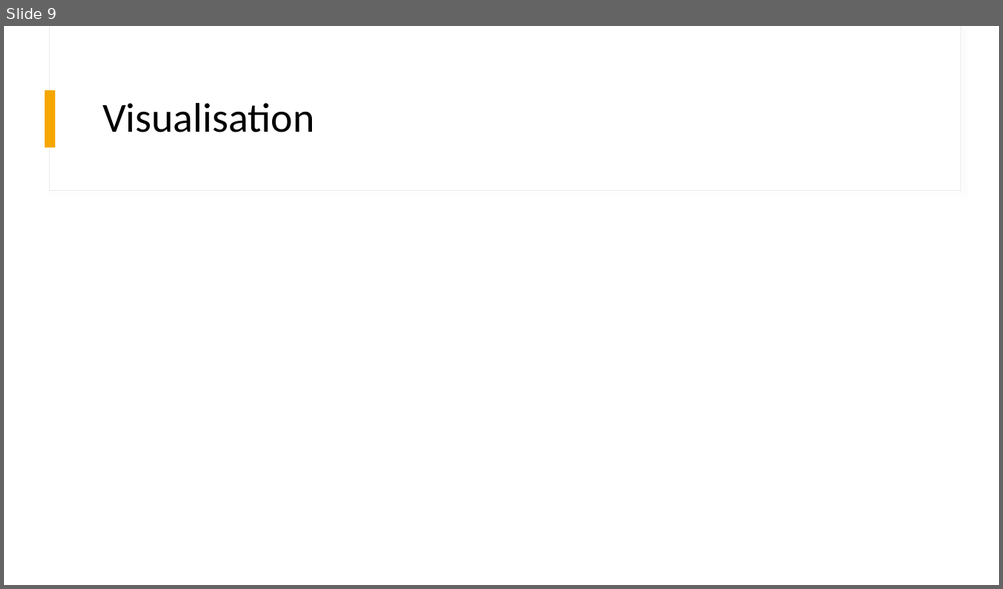
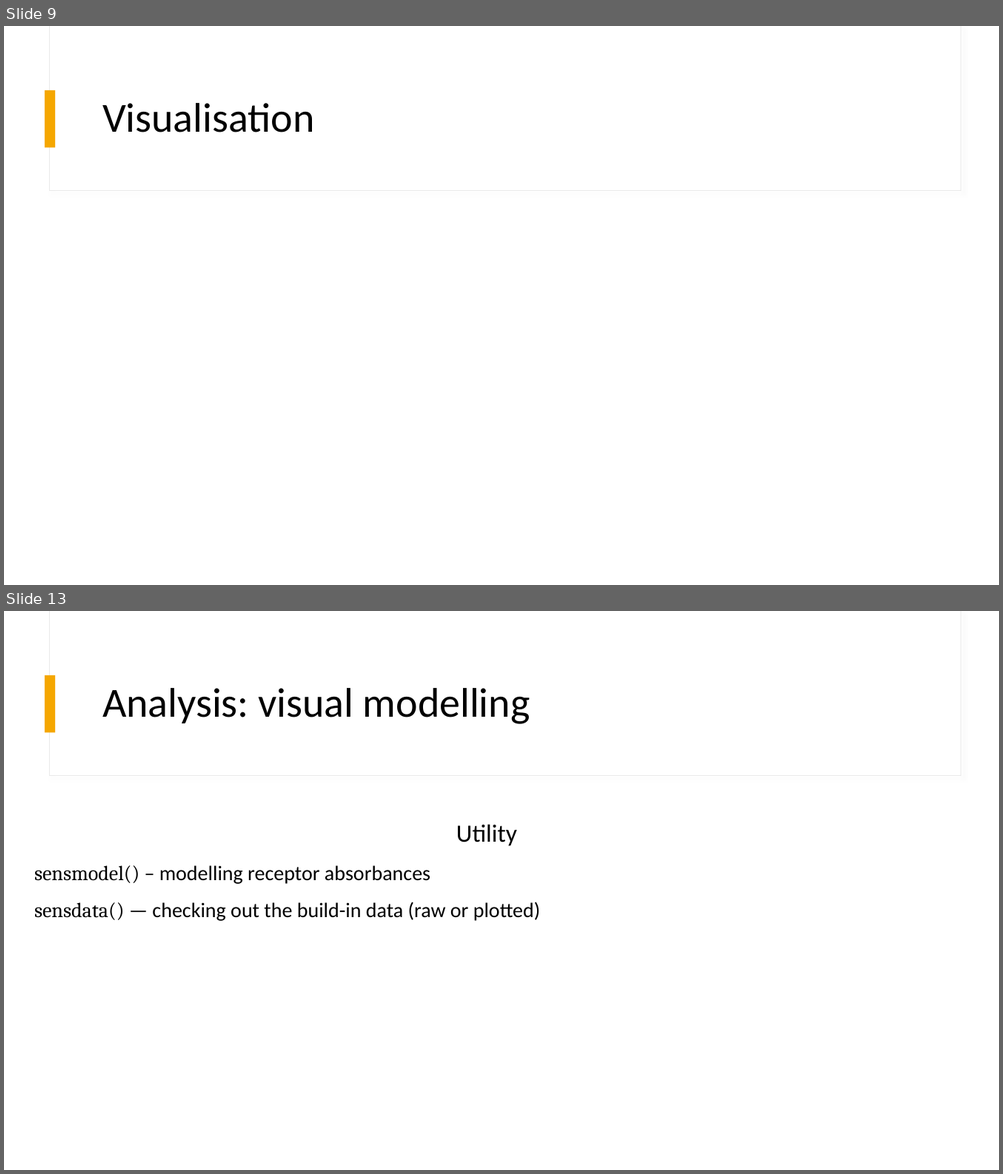
Before and after one commit to thomased/pavo_workshop, a slide deck: slides/intro_pavo.pptx. Shown one above the other, each under a label of ours: slide 9 before the commit, slides 9 and 13 after it; the slides between them are not shown. The pictures are 1003x589 and 1003x1174 pixels, drawn with LibreOffice and Linux fonts; fonts in the diff are those of the drawing. Boxes give left, top, right and bottom in pixels: in the first picture for what was removed or moved away, otherwise in the second. Text is boxed around its words. In the diff, an @@ line names an element or a change of style, - is before the commit and + after.

Commit message:
Slide building

```diff
--- a/slides/intro_pavo.pptx
+++ b/slides/intro_pavo.pptx
@@ slide 13 added at <box>4,611,999,1170</box>, background #FFFFFF; not listed: 3 template elements that a slide beside it also shows @@
@@ title added at <box>102,688,530,724</box>, 40 pt, text #000000 @@
+Analysis: visual modelling
@@ text added at <box>34,824,540,921</box>, 20 pt, text #000000 @@
+Utility
+sensmodel() – modelling receptor absorbances
+sensdata() — checking out the build-in data (raw or plotted)
```
Also in this commit, not shown: 6 slides changed, 6 other slides added, 2 slides removed, 2 other files.
